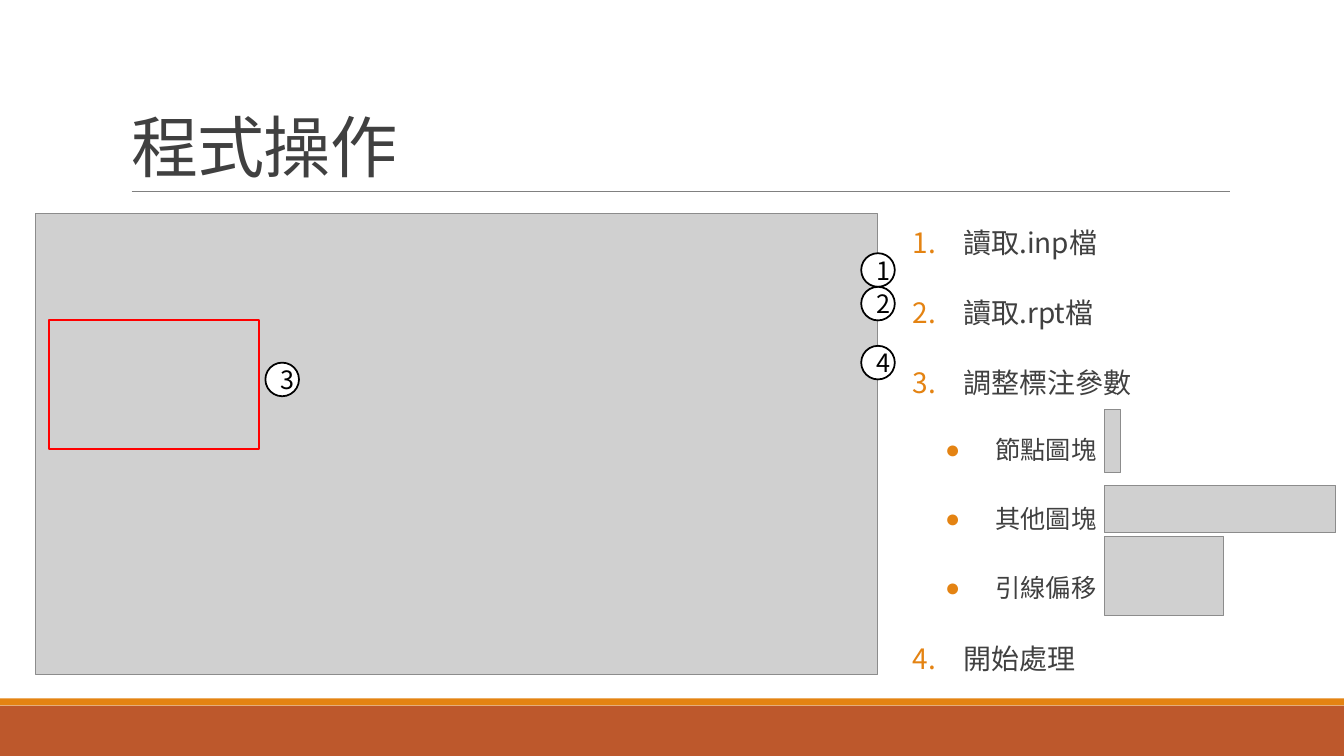
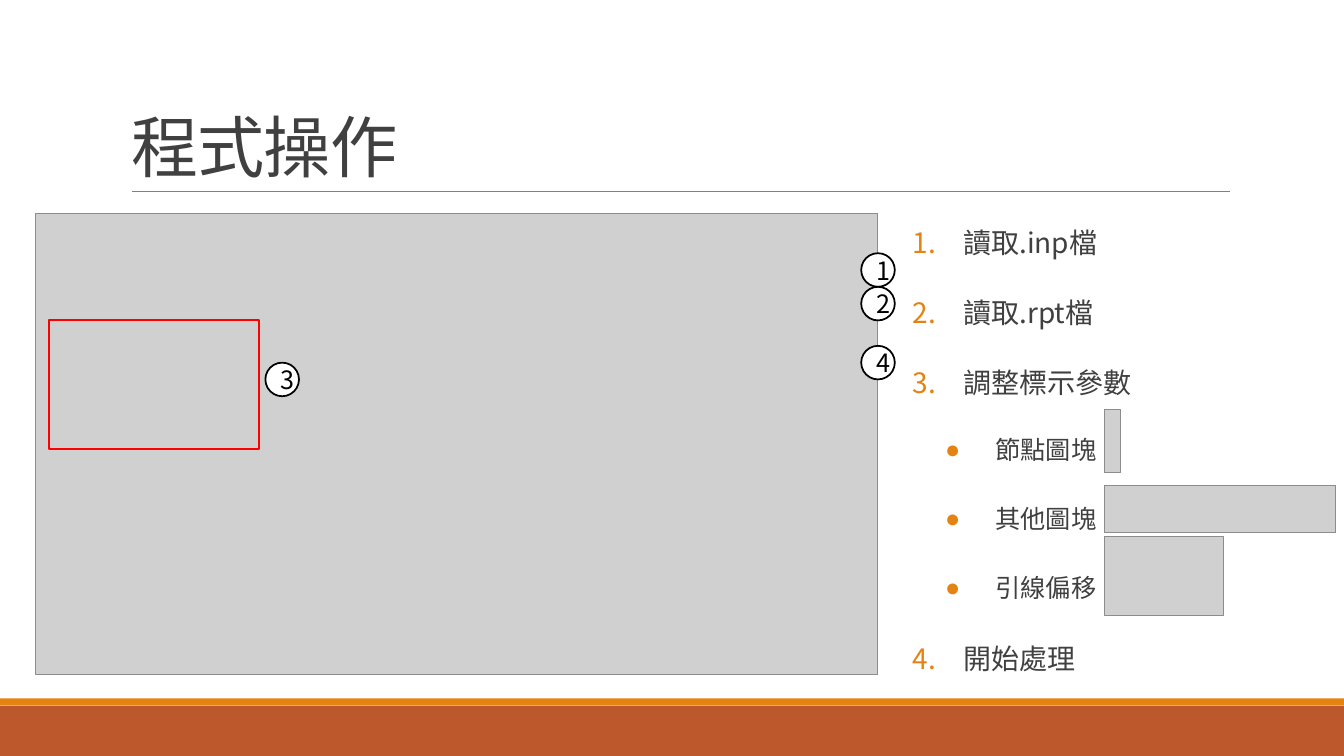
Before and after one commit to lihsin2000/epa2hydchart, a slide deck: slide 6 of 程式說明.pptx. Drawn at 1344x756 pixels with LibreOffice and Linux fonts; fonts in the diff are those of the drawing; grey boxes stand for pictures. Boxes give left, top, right and bottom in pixels: in the first picture for what was removed or moved away, otherwise in the second. Text is boxed around its words. In the diff, an @@ line names an element or a change of style, - is before the commit and + after.

```diff
--- a/程式說明.pptx
+++ b/程式說明.pptx
@@ text at box(963, 369, 1131, 396): text changed @@
-3. 調整標注參數
+3. 調整標示參數
```
Also in this commit, not shown: 4 other slides changed, 1 other file.
